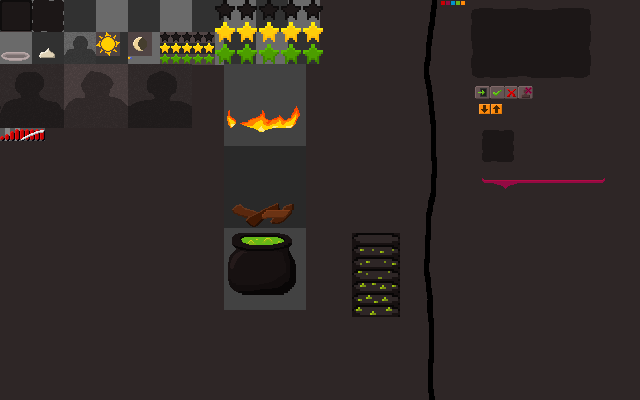
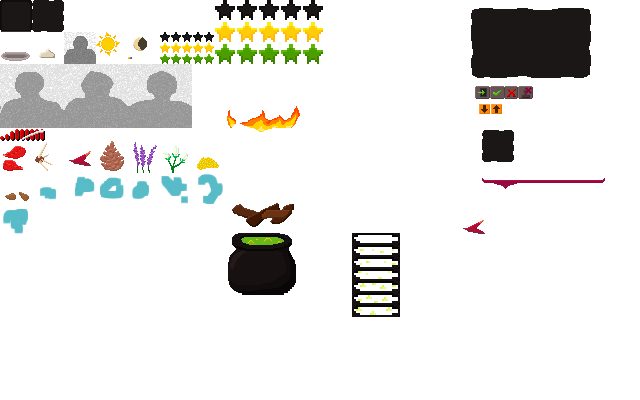
Layers edited between the first and the second w=640, h=400 image:
added layer "Pasted Layer #1" above "Pasted Layer" over [3, 141, 485, 234]
hid "Layer", painted on it over [0, 0, 320, 310]
hid "Background" over [0, 0, 640, 400]
